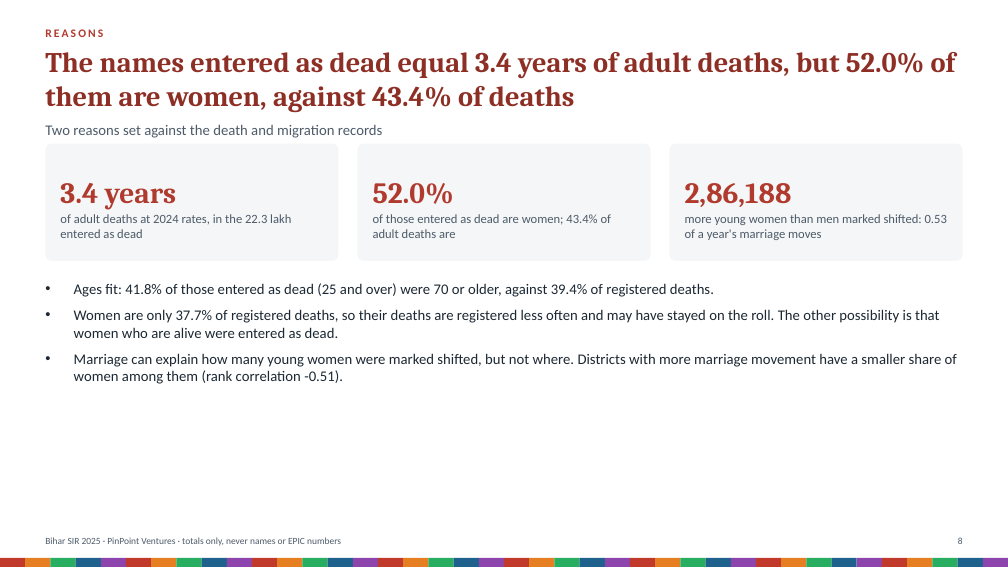
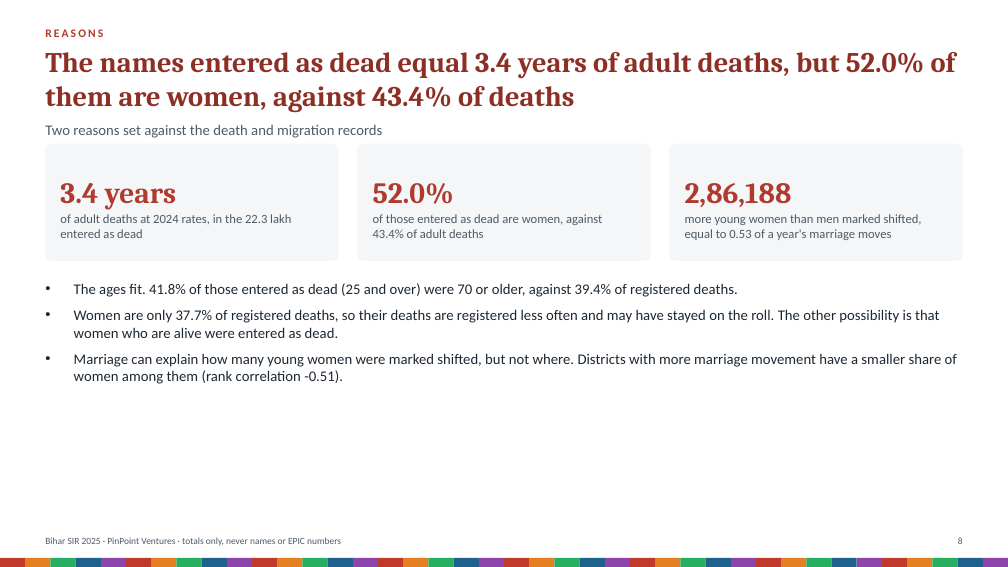
Before and after one commit to Varnasr/INDIA-DATA, a slide deck: slide 8 of reports/bihar-sir-2025-deck.pptx. Drawn at 1008x567 pixels with LibreOffice and Linux fonts; fonts in the diff are those of the drawing. Boxes give left, top, right and bottom in pixels: in the first picture for what was removed or moved away, otherwise in the second. Text is boxed around its words. In the diff, an @@ line names an element or a change of style, - is before the commit and + after.

```diff
--- a/reports/bihar-sir-2025-deck.pptx
+++ b/reports/bihar-sir-2025-deck.pptx
@@ text at (x1=373, y1=214, x2=602, y2=238): text changed @@
-of those entered as dead are women; 43.4% of adult deaths are
+of those entered as dead are women, against 43.4% of adult deaths
@@ text at (x1=685, y1=214, x2=922, y2=240): text changed @@
-more young women than men marked shifted: 0.53 of a year's marriage moves
+more young women than men marked shifted, equal to 0.53 of a year's marriage moves
@@ text at (x1=74, y1=283, x2=738, y2=297): text changed @@
-• Ages fit: 41.8% of those entered as dead (25 and over) were 70 or older, against 39.4% of registered deaths.
+• The ages fit. 41.8% of those entered as dead (25 and over) were 70 or older, against 39.4% of registered deaths.
```
Also in this commit, not shown: 19 other slides changed, 8 other files.
